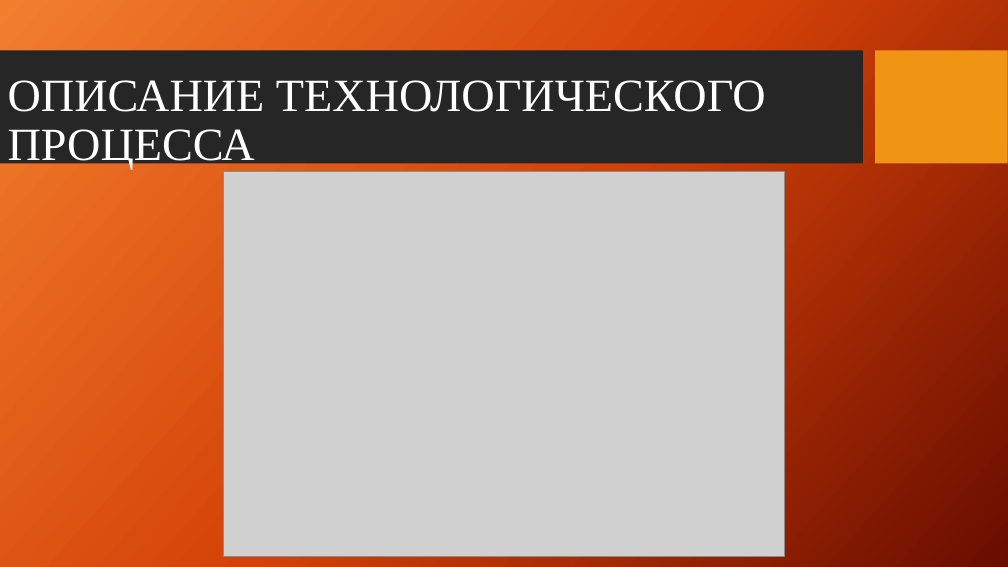
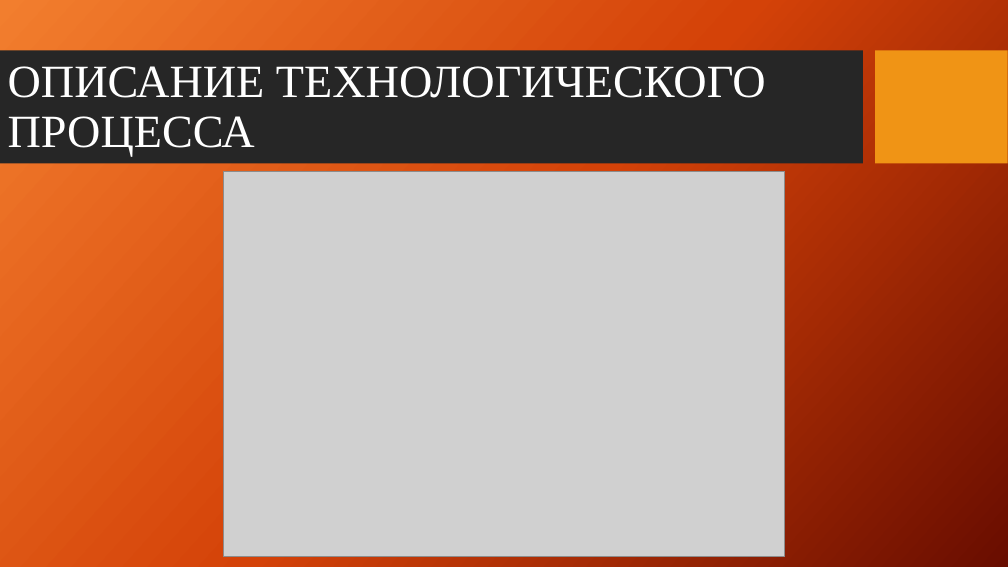
Before and after one commit to David2261/Scheme_Automation, a slide deck: slide 3 of 2023/Диплом/Адель/Презентация Адель.pptx. Drawn at 1008x567 pixels with LibreOffice and Linux fonts; fonts in the diff are those of the drawing; grey boxes stand for pictures; background and template pictures are left out. Boxes give left, top, right and bottom in pixels: in the first picture for what was removed or moved away, otherwise in the second. Text is boxed around its words. In the diff, an @@ line names an element or a change of style, - is before the commit and + after.

```diff
--- a/2023/Диплом/Адель/Презентация Адель.pptx
+++ b/2023/Диплом/Адель/Презентация Адель.pptx
@@ title "ОПИСАНИЕ ТЕХНОЛОГИЧЕСКОГО ПРОЦЕССА": place and size @@
-title "ОПИСАНИЕ ТЕХНОЛОГИЧЕСКОГО ПРОЦЕССА" at (8,80,766,170)
+title "ОПИСАНИЕ ТЕХНОЛОГИЧЕСКОГО ПРОЦЕССА" at (8,66,766,156)
```
Also in this commit, not shown: 1 other slide changed, 7 other files.
